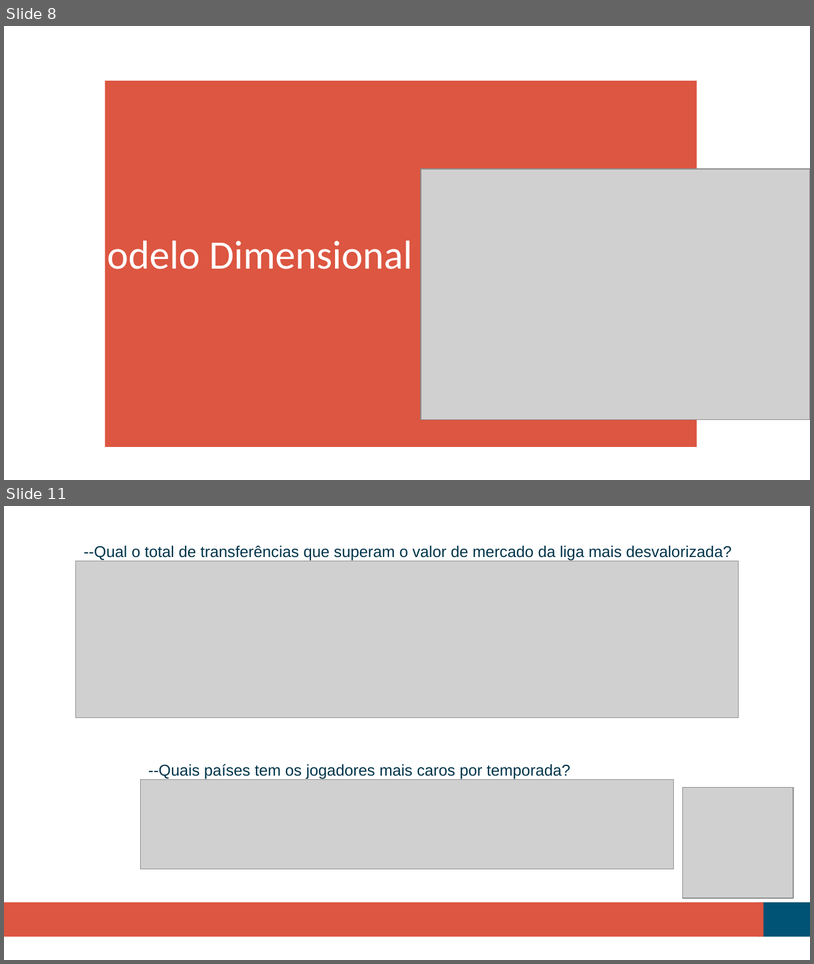
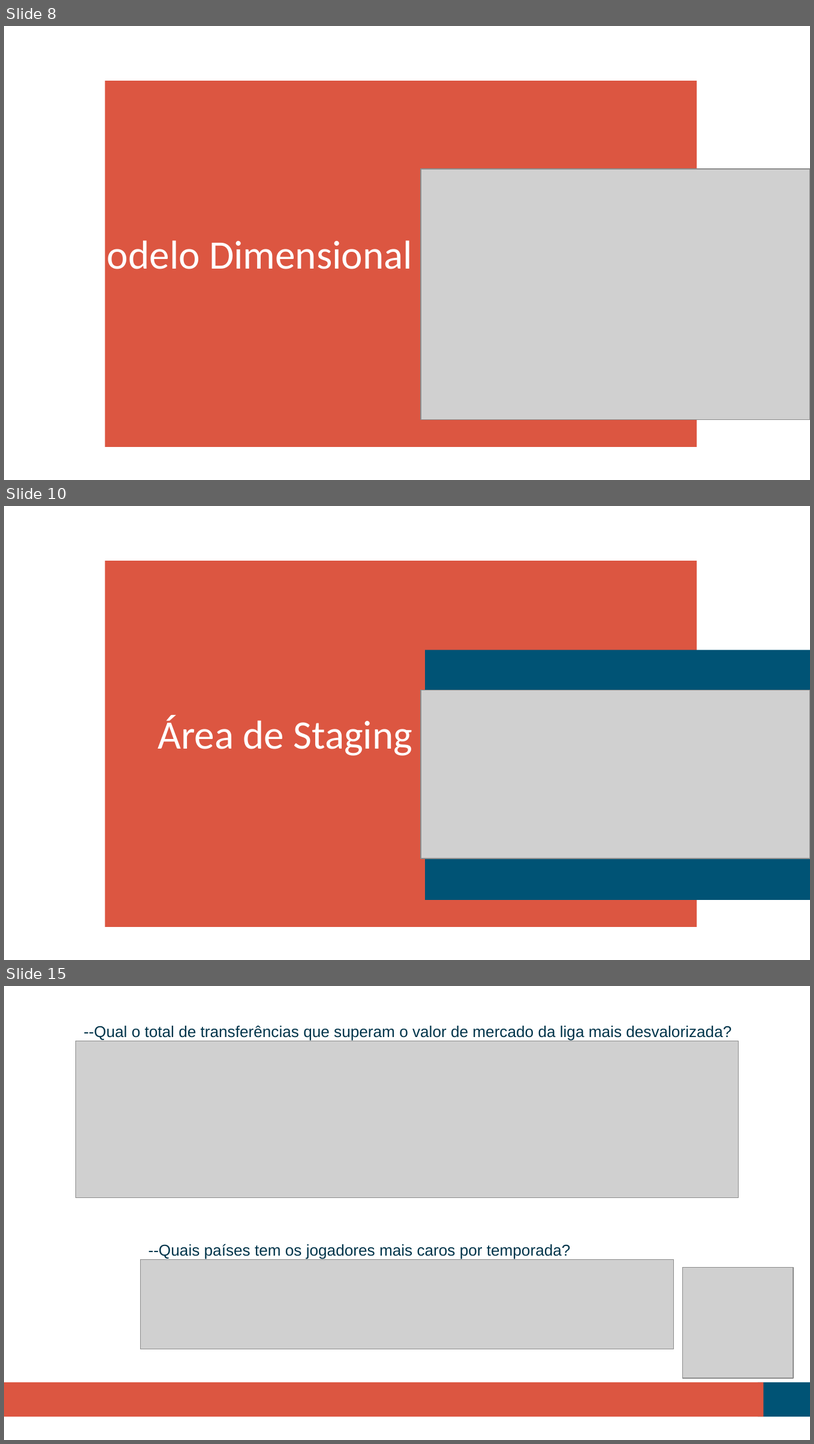
Before and after one commit to paulovsnts/Scouting_Football_Manager, a slide deck: Pitch_do_Projeto.pptx. Shown one above the other, each under a label of ours: slides 8 and 11 before the commit, slides 8, 10 and 15 after it; the slides between them are not shown. The pictures are 814x964 and 814x1444 pixels, drawn with LibreOffice and Linux fonts; fonts in the diff are those of the drawing; grey boxes stand for pictures. Boxes give left, top, right and bottom in pixels: in the first picture for what was removed or moved away, otherwise in the second. Text is boxed around its words. In the diff, an @@ line names an element or a change of style, - is before the commit and + after.

```diff
--- a/Pitch_do_Projeto.pptx
+++ b/Pitch_do_Projeto.pptx
@@ slide 10 added at (4, 506, 810, 960), background #FFFFFF; not listed: 2 template elements that a slide beside it also shows @@
@@ picture added at (421, 690, 810, 858) @@
@@ title added at (158, 715, 413, 756), 36 pt, text #FFFFFF @@
+Área de Staging
@@ what was slide 11 is now slide 15 @@
```
Also in this commit, not shown: 1 slide changed, 6 other slides added, 3 slides removed, 4 other files.
